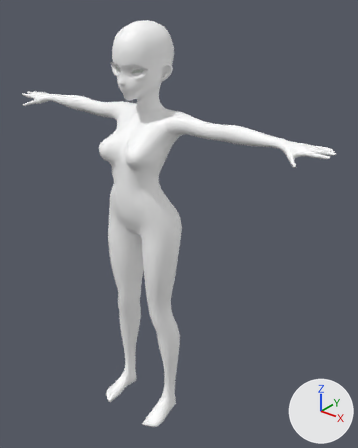
A saved change to the FBX model Assets/Character Customization/XanaAvatar2.0/Fbx/XanaAvatar2.0_Female.fbx.
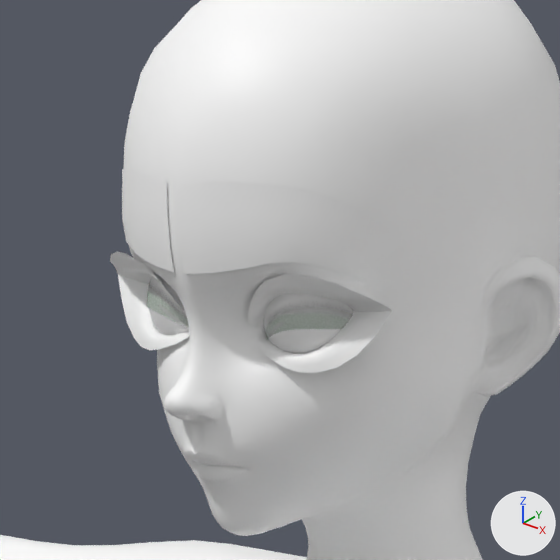
Old and new are each drawn whole from a camera (50 mm lens) standing at (1.089, -1.16, 1.581) and looking at (0.085, 0.094, 0.803) and again close up on the part from 27% to 48% of the width and 6% to 23% of the height. The axes (+X, +Y, +Z) are drawn at lower right. The lights are the same throughout. Vertices at the same position are counted once.

In view in the first close-up: 'Xana_4_0_Body_Female', 'Xana_4_0_Female_face'.
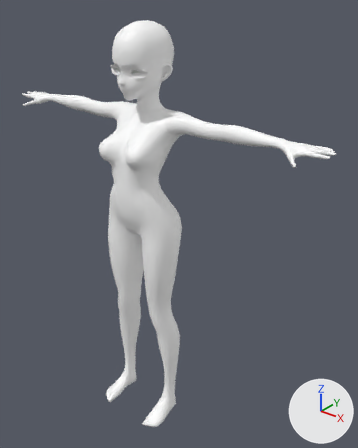
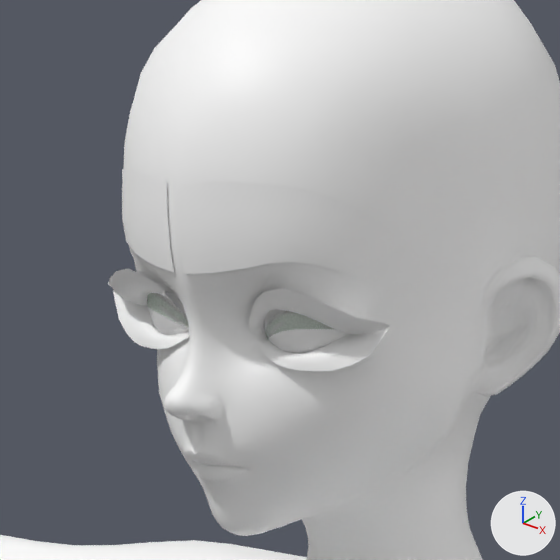
The newer file adds a shape key; the second version is drawn at full value of the shape key 'eyeShape_downturned' of 'Xana_4_0_Female_face', and the change is written as the vertex moves it makes.

Pixel boxes (x1, y1, x2, y2) of what changed, in the close-ups (560 x 560 px; the box of a moved part takes in the faces that stretch with it):
'Xana_4_0_Female_face', reshaped
    before: (110, 0, 560, 560)
    after: (108, 0, 560, 560)
part 1 of me_mesh, added
    after: (249, 288, 390, 335)
part 2 of me_mesh, moved or reshaped
    before: (110, 251, 398, 373)
    after: (108, 258, 398, 371)

Edits to the bpy script that builds the scene:
```text
Change me_mesh:
    used by ob_xana_4_0_female_face; location = (0.0, 0.0, 0.0); rotation_euler = (1.571, 0.0, 0.0), in degrees (90, 0, 0); scale = (0.01, 0.01, 0.01)
    remove me_mesh.from_pydata(...)  # 4697 vertices, 4602 faces; spans x -9.5..9.5, y 123.2..148.0, z -12.5..8.8
    add me_mesh.from_pydata(...)  # 4702 vertices, 4602 faces; spans x -9.5..9.5, y 123.2..148.0, z -12.5..8.8
    me_mesh part 1: a new loose piece of 70 vertices spanning x 1.7..7.8, y 133.7..136.0, z 3.7..6.5, in mat_eyelashes_mat (white #ffffff)
    me_mesh part 2: 279 vertices moved from x -7.8..7.2, y 132.6..136.5, z 2.8..6.4 to x -7.8..7.1, y 132.7..136.0, z 2.8..6.5; 183 vertices removed from x -5.6..7.8, y 133.2..136.5, z 3.4..6.4; 118 vertices added at x -5.6..7.8, y 133.2..135.8, z 3.4..6.5
```
